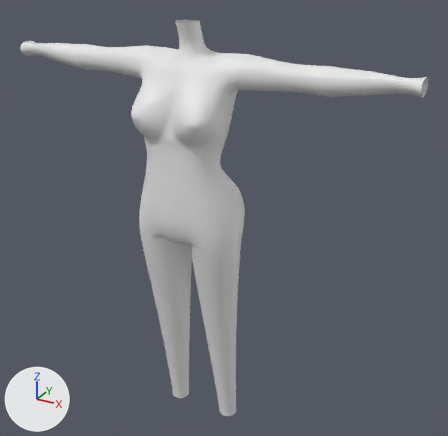
A saved change to the Blender file untitled.blend.
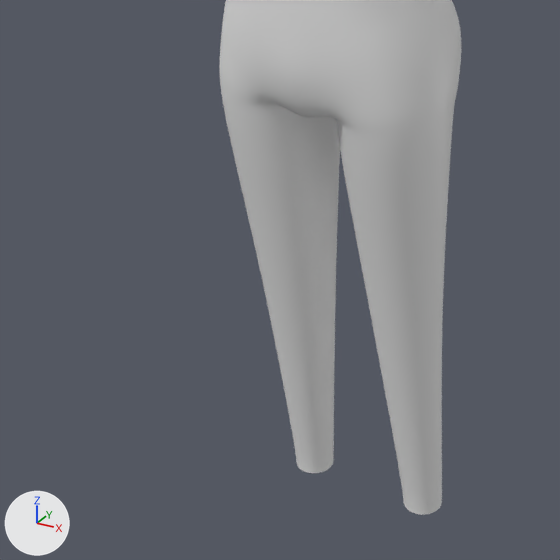
Each version appears first whole from a 50 mm lens placed at (8.18, -12.85, 2.23), pointed at (0.68, 0.78, -4.58), and next in a close-up on the part from 10% to 64% of the width and 44% to 100% of the height. Lighting does not change. The marker at lower left points along +X, +Y and +Z.
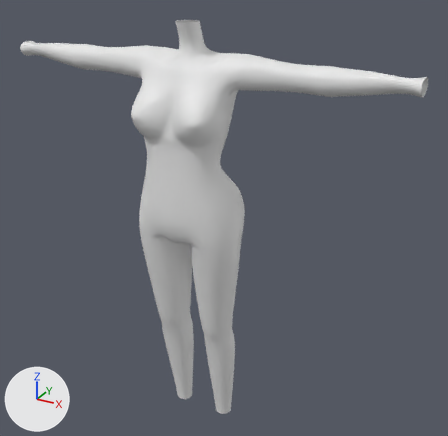
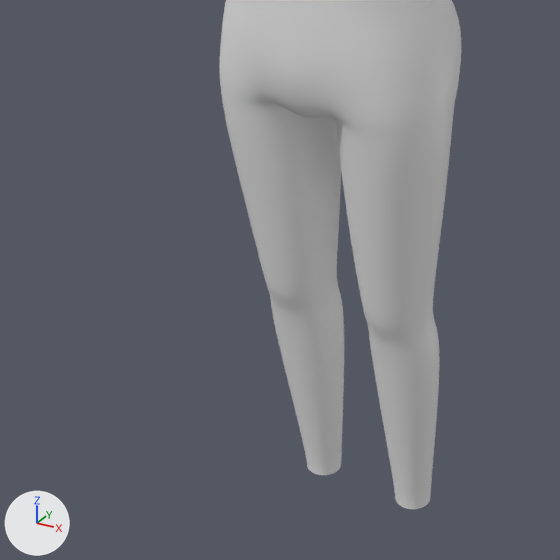
The edits, one by one:
me_cube is used by ob_cube; location (0.0, 0.0, -1.14).
me_cube had 257 vertices, 238 faces and spanned x 0.0..5.59, y -1.0..1.28, z -9.91..1.73.
me_cube now has 286 vertices, 268 faces and spans x 0.0..5.59, y -1.0..1.28, z -9.91..1.73.
Part 1, on me_cube:
16 vertices are removed from x 0.57..1.16, y 0.39..0.98, z -9.91..-9.69.
16 faces are deleted.
8 vertices move from x 0.29..1.32, y -0.14..0.84, z -6.66 to x 0.11..1.4, y -0.48..0.88, z -5.3..-5.29.
45 vertices are added at x 0.21..1.29, y -0.27..1.02, z -9.91..-6.42.
46 new faces join them.

Boxes (x1, y1, x2, y2) around the edits, measured in the close-ups (560 x 560 px):
'Cube', reshaped: before (220, 0, 461, 515); after (220, 0, 461, 509)
part 1 of me_cube, built on: before (231, 138, 450, 515); after (227, 124, 450, 509)
